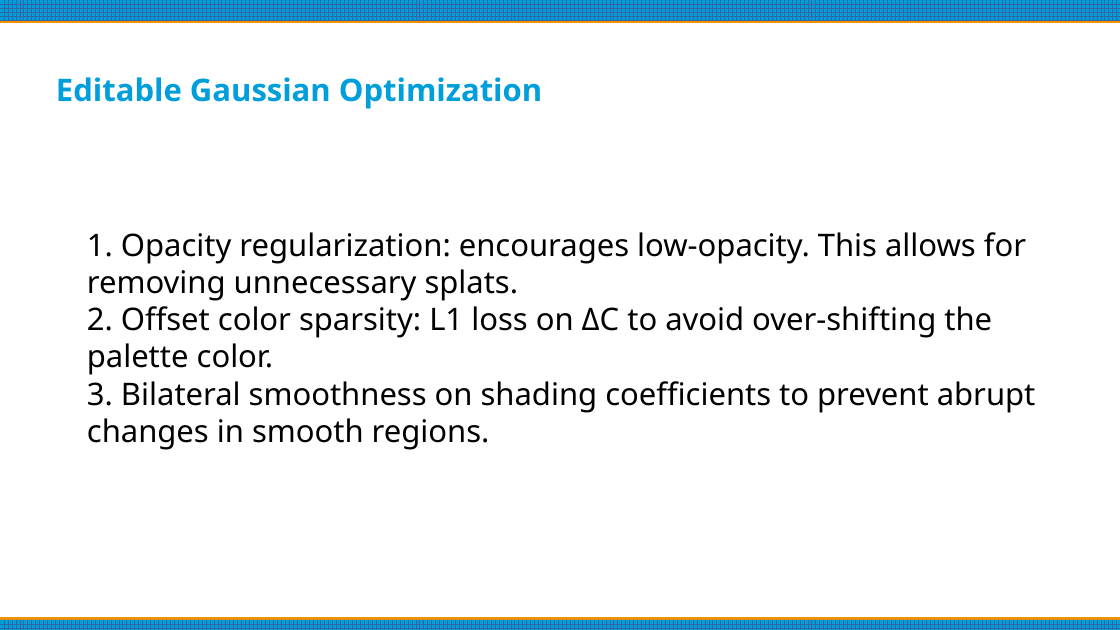
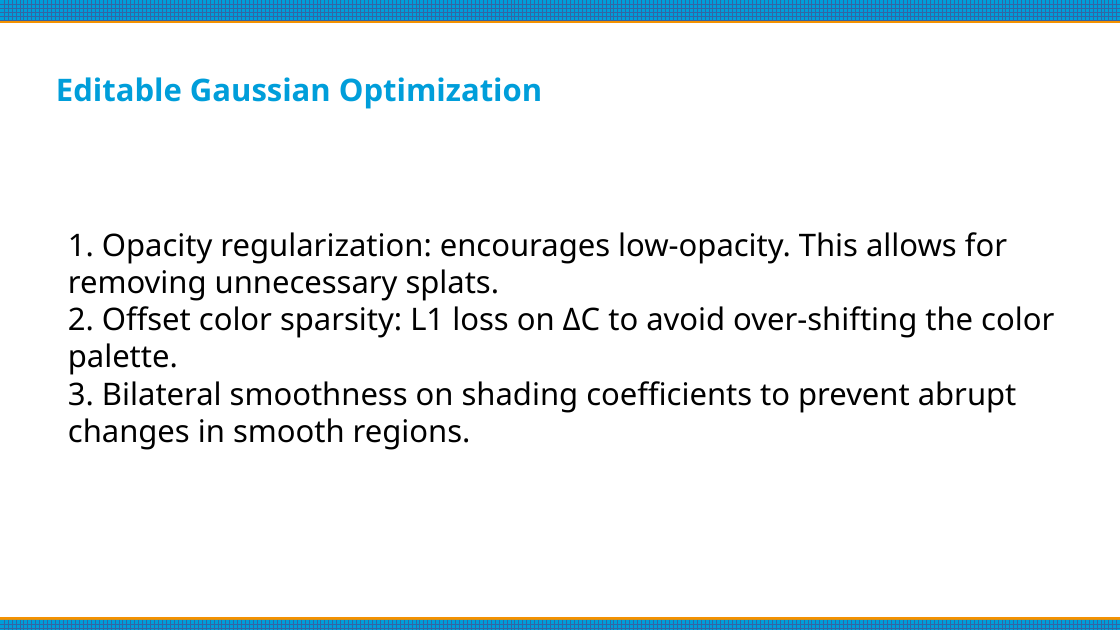
Before and after one commit to carlesmatoses/SV, a slide deck: slide 28 of presentacio/presentacio.odp (slide 24 before the commit). Drawn at 1120x630 pixels with LibreOffice and Linux fonts; fonts in the diff are those of the drawing. Boxes give left, top, right and bottom in pixels: in the first picture for what was removed or moved away, otherwise in the second. Text is boxed around its words. In the diff, an @@ line names an element or a change of style, - is before the commit and + after.

```diff
--- a/presentacio/presentacio.odp
+++ b/presentacio/presentacio.odp
@@ text at (68,306,1054,375): text changed @@
-2. Offset color sparsity: L1 loss on ΔC to avoid over-shifting the palette color.
+2. Offset color sparsity: L1 loss on ΔC to avoid over-shifting the color palette.
```
Also in this commit, not shown: 9 other slides changed, 5 slides added, 1 slide removed, 1 other file.
